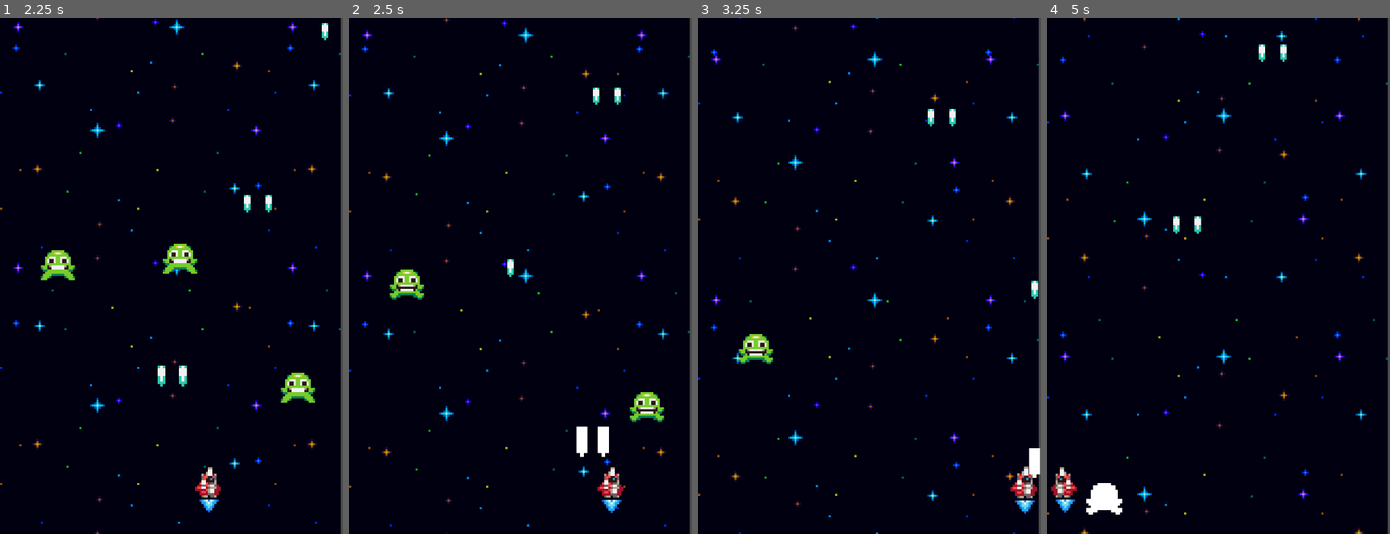
Above: before the commit, frames 1-4 (left to right).
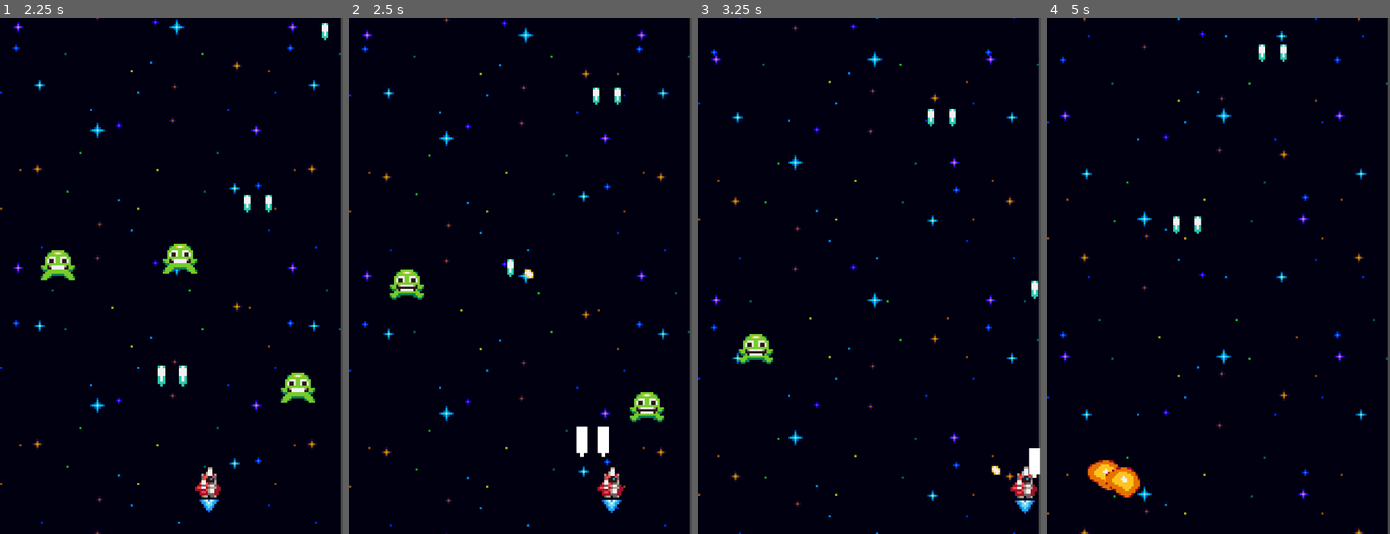
Above: after the commit, the same moments.

Repository: danielserrano00/galaxy-defiance-tutorial
Game: Godot game, scene res://world.tscn
The game is run twice, just before and just after one commit, with the same random seed, the same clock (stepped at 60 frames per second) and the same inputs.
Inputs:
- Up to frame 1 (2.25 s): hold Right (ui_right) 0.53-1.28 s; hold Left (ui_left) 1.28-2.03 s; hold Right (ui_right) from 2.03 s (still down)
- Up to frame 2 (2.5 s): keep holding Right (ui_right)
- Up to frame 3 (3.25 s): keep holding Right (ui_right)
- Up to frame 4 (5 s): release Right (ui_right) at 3.53 s; hold Left (ui_left) from 3.53 s (still down)

Frame 1 is identical in both runs. In frame 2, less than 0.1% of the frame differs, in the area x 51-54%, y 48-51%; in frame 3, less than 0.1%; in frame 4, 1.5%, in the area x 1-28%, y 85-97%.

Commit message:
Added ship destruction - added destroyed and spawner component to enemy ship - added destroyed, spawner, stats component to player ship

Diff:
--- a/components/onetime_animated_effect.gd
+++ b/components/onetime_animated_effect.gd
@@ -2,9 +2,10 @@
 class_name OnetimeAnimatedEffect
 
 # This effect exports animated sprite so we can give it a sprite frames resource (to animate the effect)
-# and so we can connect to the animation_finished signal to free it
+# and so we can connect to the animation_finished and animation_looped signal to free it
 extends AnimatedSprite2D
 
 func _ready() -> void:
 	# Free this node when the animation is finished
 	animation_finished.connect(queue_free)
+	animation_looped.connect(queue_free)
--- /dev/null
+++ b/effects/explosion_effect.tscn
@@ -0,0 +1,54 @@
+[gd_scene format=3 uid="uid://dsk2ha7tvkvxq"]
+
+[ext_resource type="Script" uid="uid://cq85101rkk3xc" path="res://components/onetime_animated_effect.gd" id="1_27qt3"]
+[ext_resource type="Texture2D" uid="uid://bxh17mnlnw03y" path="res://assets/explosion.png" id="1_ivsvs"]
+
+[sub_resource type="AtlasTexture" id="AtlasTexture_gstvt"]
+atlas = ExtResource("1_ivsvs")
+region = Rect2(0, 0, 16, 16)
+
+[sub_resource type="AtlasTexture" id="AtlasTexture_2ues5"]
+atlas = ExtResource("1_ivsvs")
+region = Rect2(16, 0, 16, 16)
+
+[sub_resource type="AtlasTexture" id="AtlasTexture_2crw8"]
+atlas = ExtResource("1_ivsvs")
+region = Rect2(32, 0, 16, 16)
+
+[sub_resource type="AtlasTexture" id="AtlasTexture_hdctc"]
+atlas = ExtResource("1_ivsvs")
+region = Rect2(48, 0, 16, 16)
+
+[sub_resource type="AtlasTexture" id="AtlasTexture_62s6n"]
+atlas = ExtResource("1_ivsvs")
+region = Rect2(64, 0, 16, 16)
+
+[sub_resource type="SpriteFrames" id="SpriteFrames_412ul"]
+animations = [{
+"frames": [{
+"duration": 1.0,
+"texture": SubResource("AtlasTexture_gstvt")
+}, {
+"duration": 1.0,
+"texture": SubResource("AtlasTexture_2ues5")
+}, {
+"duration": 1.0,
+"texture": SubResource("AtlasTexture_2crw8")
+}, {
+"duration": 1.0,
+"texture": SubResource("AtlasTexture_hdctc")
+}, {
+"duration": 1.0,
+"texture": SubResource("AtlasTexture_62s6n")
+}],
+"loop": true,
+"name": &"default",
+"speed": 10.0
+}]
+
+[node name="ExplosionEffect" type="AnimatedSprite2D" unique_id=1399532280]
+sprite_frames = SubResource("SpriteFrames_412ul")
+autoplay = "default"
+frame_progress = 0.062298484
+script = ExtResource("1_27qt3")
+metadata/_custom_type_script = "uid://cq85101rkk3xc"
--- a/enemies/enemy.gd
+++ b/enemies/enemy.gd
@@ -8,6 +8,7 @@
 @onready var shake_component: ShakeComponent = $ShakeComponent as ShakeComponent
 @onready var hurtbox_component: HurtboxComponent = $HurtboxComponent as HurtboxComponent
 @onready var hitbox_component: HitboxComponent = $HitboxComponent as HitboxComponent
+@onready var destroyed_component: DestroyedComponent = $DestroyedComponent
 
 func _ready() -> void:
 	visible_on_screen_notifier_2d.screen_exited.connect(queue_free)
@@ -17,3 +18,4 @@
 		shake_component.tween_shake()
 		)
 	stats_component.no_health.connect(queue_free)
+	hitbox_component.hit_hurtbox.connect(destroyed_component.destroy.unbind(1))
--- a/enemies/enemy.tscn
+++ b/enemies/enemy.tscn
@@ -9,6 +9,9 @@
 [ext_resource type="Script" uid="uid://bj8ywse70fp8p" path="res://components/hurtbox_component.gd" id="7_4w5fm"]
 [ext_resource type="Script" uid="uid://c7waju7guwc27" path="res://components/hitbox_component.gd" id="8_uba7a"]
 [ext_resource type="Script" uid="uid://bxner7ckt6uku" path="res://components/hurt_component.gd" id="9_uba7a"]
+[ext_resource type="Script" uid="uid://cq2q0qicqt7b0" path="res://components/spawner_component.gd" id="10_ccbdt"]
+[ext_resource type="PackedScene" uid="uid://dsk2ha7tvkvxq" path="res://effects/explosion_effect.tscn" id="11_mgey2"]
+[ext_resource type="Script" uid="uid://lrn2laoib78y" path="res://components/destroyed_component.gd" id="12_cjbay"]
 
 [node name="Enemy" type="Node2D" unique_id=480584597]
 script = ExtResource("1_3t1x0")
@@ -57,3 +60,15 @@
 stats_component = NodePath("../StatsComponent")
 hurtbox_component = NodePath("../HurtboxComponent")
 metadata/_custom_type_script = "uid://bxner7ckt6uku"
+
+[node name="SpawnerComponent" type="Node2D" parent="." unique_id=881892152]
+script = ExtResource("10_ccbdt")
+scene = ExtResource("11_mgey2")
+metadata/_custom_type_script = "uid://cq2q0qicqt7b0"
+
+[node name="DestroyedComponent" type="Node" parent="." unique_id=73982266 node_paths=PackedStringArray("actor", "stats_component", "destroy_effect_spawner_component")]
+script = ExtResource("12_cjbay")
+actor = NodePath("..")
+stats_component = NodePath("../StatsComponent")
+destroy_effect_spawner_component = NodePath("../SpawnerComponent")
+metadata/_custom_type_script = "uid://lrn2laoib78y"
--- a/player_ship/ship.gd
+++ b/player_ship/ship.gd
@@ -2,12 +2,12 @@
 
 @onready var left_muzzle: Marker2D = $LeftMuzzle
 @onready var right_muzzle: Marker2D = $RightMuzzle
-@onready var spawner_component: SpawnerComponent = $SpawnerComponent as SpawnerComponent
 @onready var fire_rate_timer: Timer = $FireRateTimer
 @onready var scale_component: ScaleComponent = $ScaleComponent as ScaleComponent
 @onready var move_component: MoveComponent = $MoveComponent as MoveComponent
 @onready var animated_sprite_2d: AnimatedSprite2D = $Anchor/AnimatedSprite2D
 @onready var flame_animated_sprite: AnimatedSprite2D = $Anchor/FlameAnimatedSprite
+@onready var laser_spawner_component: SpawnerComponent = $LaserSpawnerComponent
 
 
 # Called when the node enters the scene tree for the first time.
@@ -15,8 +15,8 @@
 	fire_rate_timer.timeout.connect(fire_lasers)
 
 func fire_lasers() -> void:
-	spawner_component.spawn(left_muzzle.global_position)
-	spawner_component.spawn(right_muzzle.global_position)
+	laser_spawner_component.spawn(left_muzzle.global_position)
+	laser_spawner_component.spawn(right_muzzle.global_position)
 	scale_component.tween_scale()
 
 func _process(_delta: float) -> void:
--- a/player_ship/ship.tscn
+++ b/player_ship/ship.tscn
@@ -2,6 +2,7 @@
 
 [ext_resource type="Script" uid="uid://byo3jqxrmy141" path="res://player_ship/ship.gd" id="1_6m5c2"]
 [ext_resource type="Texture2D" uid="uid://brb4km4iveedj" path="res://assets/ship.png" id="1_lyjrp"]
+[ext_resource type="Script" uid="uid://folnrqd0eect" path="res://components/stats_component.gd" id="2_1xpe7"]
 [ext_resource type="Script" uid="uid://m5rlt84myxbm" path="res://components/move_component.gd" id="2_y3mk2"]
 [ext_resource type="Script" uid="uid://c6528bea083aw" path="res://components/move_input_component.gd" id="3_snm6p"]
 [ext_resource type="Resource" uid="uid://bqb4yq8qiy833" path="res://player_ship/ship_move_stats.tres" id="4_0n25c"]
@@ -10,6 +11,10 @@
 [ext_resource type="PackedScene" uid="uid://dokln1kqyce1y" path="res://projectiles/laser.tscn" id="8_8ru6t"]
 [ext_resource type="Script" uid="uid://diiv50ifnrwsr" path="res://components/scale_component.gd" id="9_le0bn"]
 [ext_resource type="Texture2D" uid="uid://bwj0v7rpgufxh" path="res://assets/ship_flame.png" id="10_8ru6t"]
+[ext_resource type="Script" uid="uid://bxner7ckt6uku" path="res://components/hurt_component.gd" id="12_a146t"]
+[ext_resource type="Script" uid="uid://bj8ywse70fp8p" path="res://components/hurtbox_component.gd" id="12_kbeao"]
+[ext_resource type="Script" uid="uid://lrn2laoib78y" path="res://components/destroyed_component.gd" id="14_gglps"]
+[ext_resource type="PackedScene" uid="uid://dsk2ha7tvkvxq" path="res://effects/explosion_effect.tscn" id="14_h7cto"]
 
 [sub_resource type="AtlasTexture" id="AtlasTexture_1xpe7"]
 atlas = ExtResource("10_8ru6t")
@@ -77,8 +82,15 @@
 "speed": 5.0
 }]
 
+[sub_resource type="ConvexPolygonShape2D" id="ConvexPolygonShape2D_1xpe7"]
+points = PackedVector2Array(-1, 6, 1, 6, 1, 7, 5, 7, 5, 4, 8, 4, 8, 2, 3, -4, 1, -7, -1, -7, -3, -4, -8, 2, -8, 4, -5, 4, -5, 7, -1, 7)
+
 [node name="Ship" type="Node2D" unique_id=454748939]
 script = ExtResource("1_6m5c2")
+
+[node name="StatsComponent" type="Node" parent="." unique_id=756319355]
+script = ExtResource("2_1xpe7")
+metadata/_custom_type_script = "uid://folnrqd0eect"
 
 [node name="Anchor" type="Node2D" parent="." unique_id=122319275]
 
@@ -115,7 +127,7 @@
 [node name="RightMuzzle" type="Marker2D" parent="." unique_id=190590914]
 position = Vector2(5, -4)
 
-[node name="SpawnerComponent" type="Node2D" parent="." unique_id=621406780]
+[node name="LaserSpawnerComponent" type="Node2D" parent="." unique_id=621406780]
 script = ExtResource("7_le0bn")
 scene = ExtResource("8_8ru6t")
 metadata/_custom_type_script = "uid://cq2q0qicqt7b0"
@@ -129,3 +141,29 @@
 sprite = NodePath("../Anchor")
 scale_amount = Vector2(1.05, 1.05)
 metadata/_custom_type_script = "uid://diiv50ifnrwsr"
+
+[node name="HurtboxComponent" type="Area2D" parent="." unique_id=1523016746]
+collision_mask = 0
+script = ExtResource("12_kbeao")
+metadata/_custom_type_script = "uid://bj8ywse70fp8p"
+
+[node name="CollisionShape2D" type="CollisionShape2D" parent="HurtboxComponent" unique_id=1872994683]
+shape = SubResource("ConvexPolygonShape2D_1xpe7")
+
+[node name="HurtComponent" type="Node" parent="." unique_id=472303268 node_paths=PackedStringArray("stats_component", "hurtbox_component")]
+script = ExtResource("12_a146t")
+stats_component = NodePath("../StatsComponent")
+hurtbox_component = NodePath("../HurtboxComponent")
+metadata/_custom_type_script = "uid://bxner7ckt6uku"
+
+[node name="ExplosionSpawnerComponent" type="Node2D" parent="." unique_id=1049505987]
+script = ExtResource("7_le0bn")
+scene = ExtResource("14_h7cto")
+metadata/_custom_type_script = "uid://cq2q0qicqt7b0"
+
+[node name="DestroyedComponent" type="Node" parent="." unique_id=2121193240 node_paths=PackedStringArray("actor", "stats_component", "destroy_effect_spawner_component")]
+script = ExtResource("14_gglps")
+actor = NodePath("..")
+stats_component = NodePath("../StatsComponent")
+destroy_effect_spawner_component = NodePath("../ExplosionSpawnerComponent")
+metadata/_custom_type_script = "uid://lrn2laoib78y"
